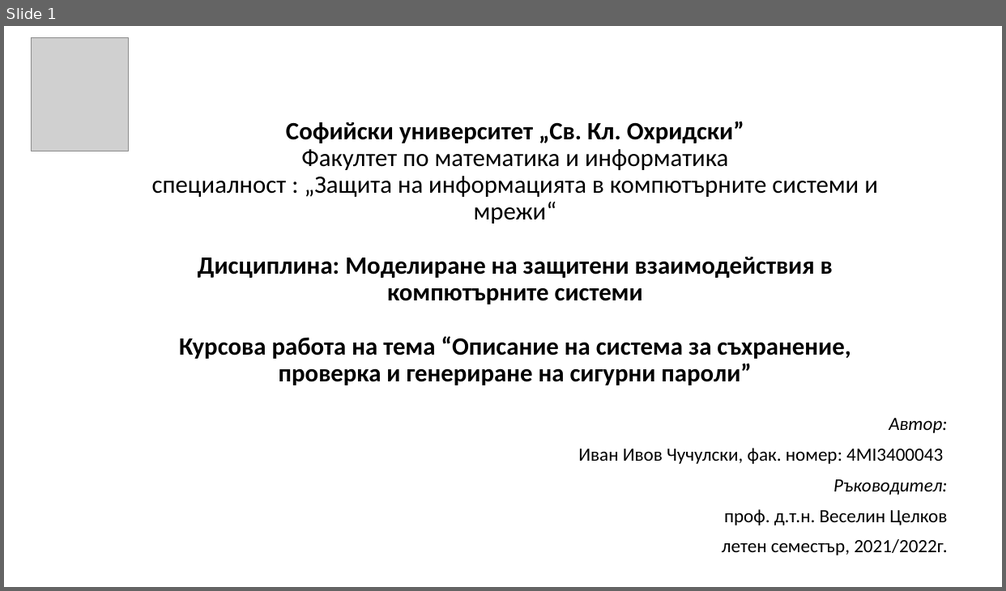
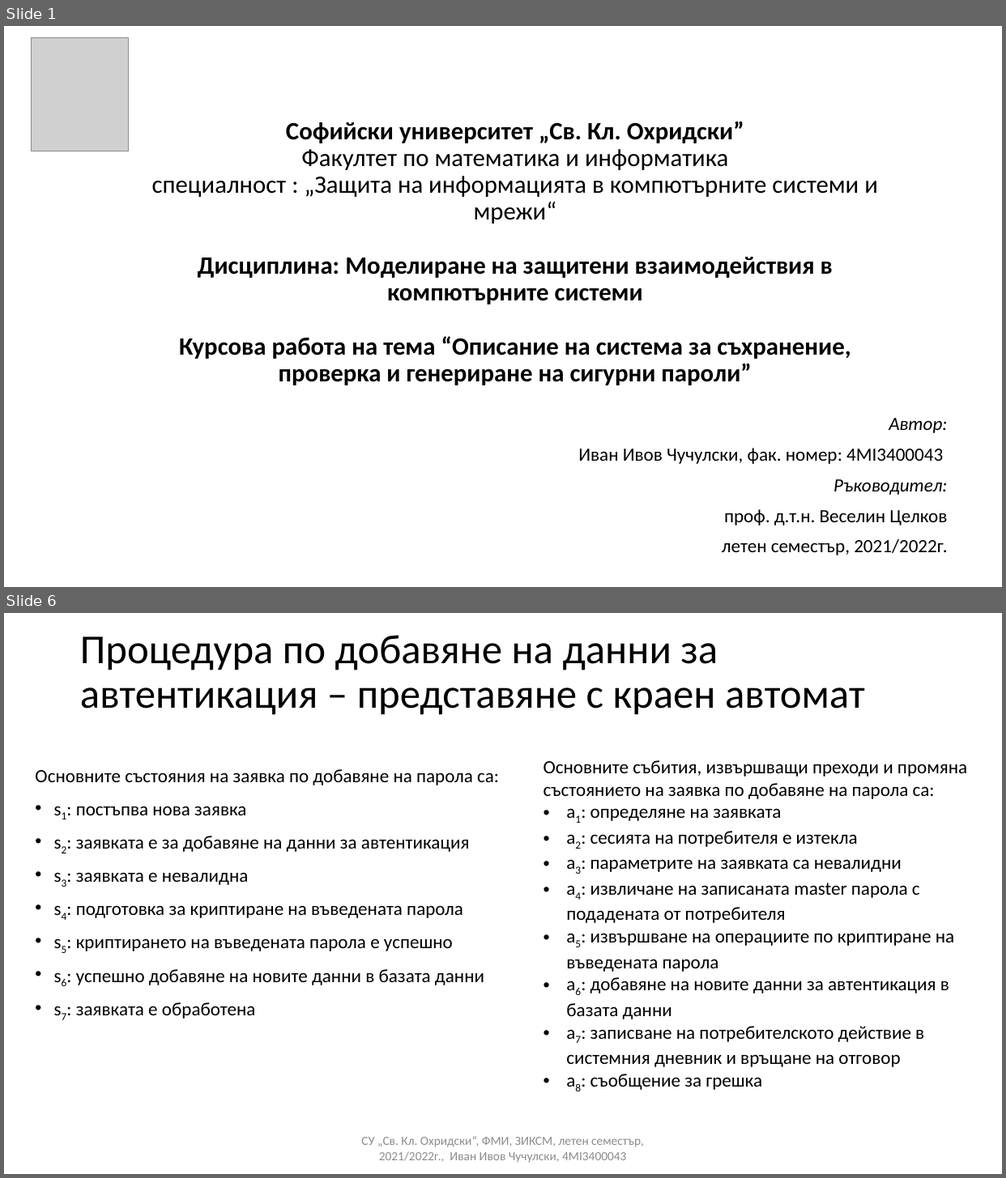
Before and after one commit to ivanchuchulski/secure-interactions-modeling, a slide deck: secure-interactions-modeling-project-Ivan-Chuchulski-4MI3400043.pptx. Shown one above the other, each under a label of ours: slide 1 before the commit, slides 1 and 6 after it; the slides between them are not shown. The pictures are 1006x591 and 1006x1178 pixels, drawn with LibreOffice and Linux fonts; fonts in the diff are those of the drawing; grey boxes stand for pictures. Boxes give left, top, right and bottom in pixels: in the first picture for what was removed or moved away, otherwise in the second. Text is boxed around its words. In the diff, an @@ line names an element or a change of style, - is before the commit and + after.

```diff
--- a/secure-interactions-modeling-project-Ivan-Chuchulski-4MI3400043.pptx
+++ b/secure-interactions-modeling-project-Ivan-Chuchulski-4MI3400043.pptx
@@ slide 6 added at box(4, 613, 1002, 1174), background #FFFFFF @@
@@ title added at box(80, 635, 865, 715), 39.6 pt, text #000000 @@
+Процедура по добавяне на данни за автентикация – представяне с краен автомат
@@ text added at box(35, 769, 499, 1019), 18 pt, text #000000 @@
+Основните състояния на заявка по добавяне на парола са:
+• s1: постъпва нова заявка
+• s2: заявката е за добавяне на данни за автентикация
+• s3: заявката е невалидна
+• s4: подготовка за криптиране на въведената парола
+• s5: криптирането на въведената парола е успешно
+• s6: успешно добавяне на новите данни в базата данни
+• s7: заявката е обработена
@@ text added at box(543, 760, 967, 1067), 18 pt, text #000000 @@
+Основните събития, извършващи преходи и промяна състоянието на заявка по добавяне на парола са:
+• a1: определяне на заявката
+• a2: сесията на потребителя е изтекла
+• a3: параметрите на заявката са невалидни
+• a4: извличане на записаната master парола с подадената от потребителя
+• a5: извършване на операциите по криптиране на въведената парола
+• a6: добавяне на новите данни за автентикация в базата данни
+• a7: записване на потребителското действие в системния дневник и връщане на отговор
+• a8: съобщение за грешка
@@ text added at box(361, 1136, 644, 1163), 12 pt, text #8C8C8C @@
+СУ „Св. Кл. Охридски“, ФМИ, ЗИКСМ, летен семестър, 2021/2022г., Иван Ивов Чучулски, 4MI3400043
```
Also in this commit, not shown: 2 slides changed, 15 other slides added, 1 other file.
